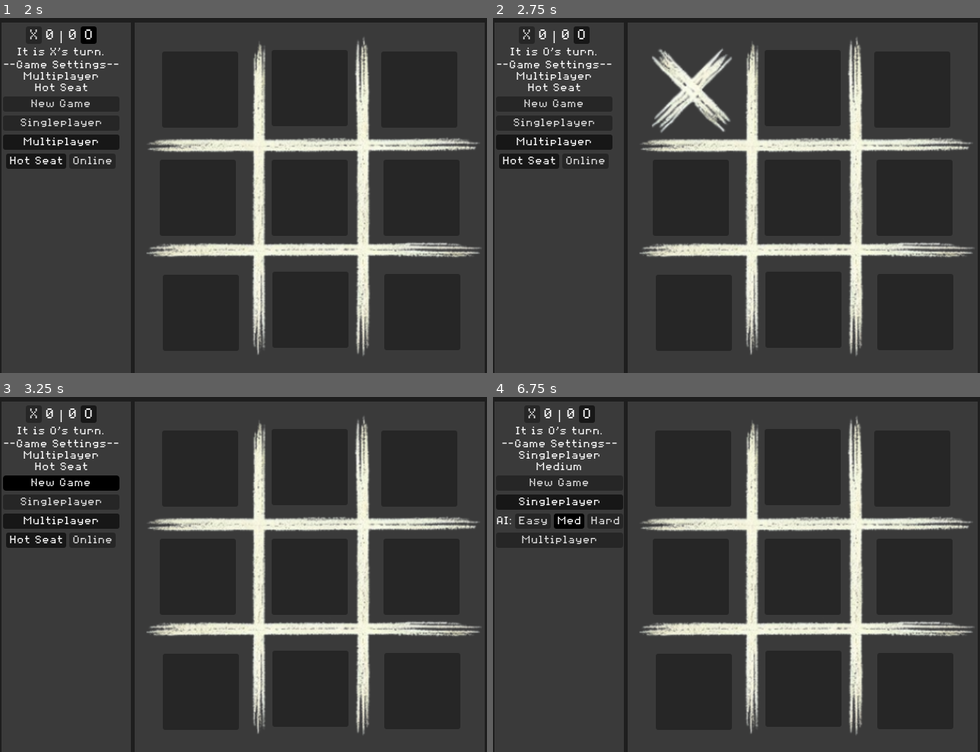
Above: before the commit, frames 1-4 (two rows, left to right).
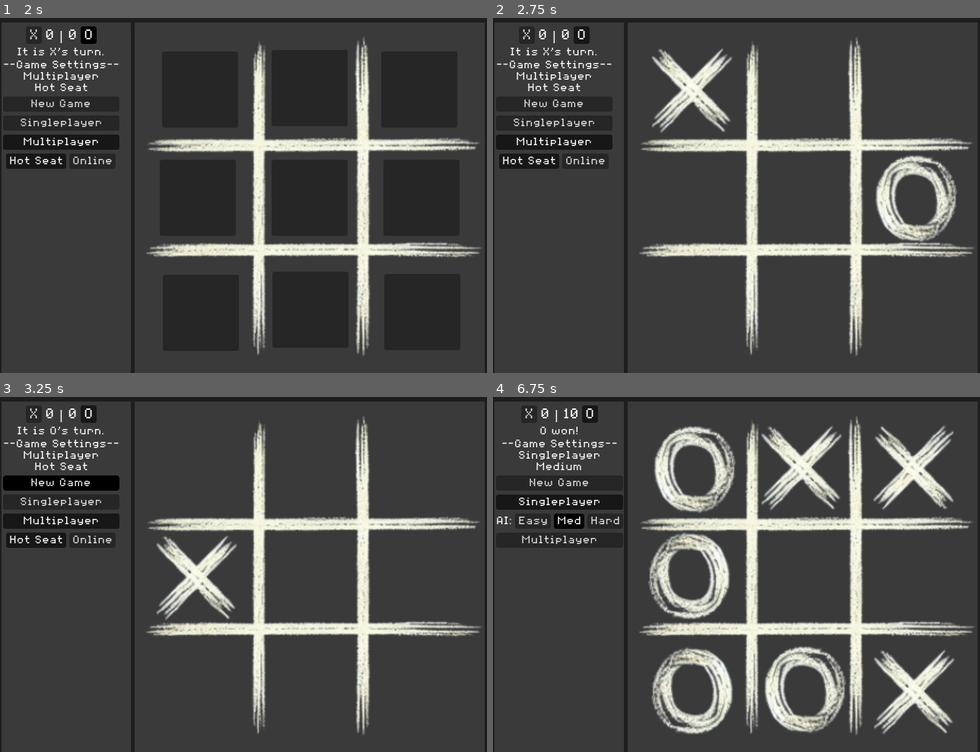
Above: after the commit, the same moments.

Repository: montyplexer/Multiplayer-TicTacToe
Game: Godot game, scene res://scenes/tictactoe.tscn
Two runs of this game, one before a commit and one after it. Both use one fixed random seed, a clock stepped at 60 frames per second and the inputs below.
Inputs (mouse positions are in pixels of both pictures, inside the frame that each line leads up to):
- Up to frame 1 (2 s): click "X" at 0.5 s; click "O" at 1.25 s
- Up to frame 2 (2.75 s): click (692, 89) at 2.02 s
- Up to frame 3 (3.25 s): click "New Game" at 2.75 s
- Up to frame 4 (6.75 s): click "New Game" at 3.5 s; click "Singleplayer" at 4.25 s; click "Easy" at 5 s; click "Easy" at 5.75 s; click "Med" at 6.5 s

Frame 1 is identical in both runs. In frame 2, 2.4% of the frame differs, in the area x 10-96%, y 8-64%; in frame 3, 1.8%; in frame 4, 15%, in the area x 4-95%, y 2-96%.

Commit message:
Added AI Easy & Medium Implementations

Diff:
--- a/scripts/global.gd
+++ b/scripts/global.gd
@@ -3,7 +3,9 @@
 signal end_turn_signal(tile_id: Vector2)
 signal end_game_signal()
 signal new_game_signal()
-signal started_game_signal()
+# signal started_game_signal()
+signal tile_pressed_signal(tile_id: Vector2)
+signal toggle_remaining_tiles_signal(enable: bool)
 
 enum PLAYER { X, O }
 var turn: int = PLAYER.X
@@ -15,7 +17,7 @@
 	var game_mode: String = "Multiplayer"
 	var multiplayer_mode: String = "Hot Seat"
 	var ai_difficulty: String = "Medium"
-	var player_piece: String = "X"
+	var your_piece: String = "X"
 	var opponent_piece: String = "O"
 
 func _init():
--- a/scripts/tictactoe.gd
+++ b/scripts/tictactoe.gd
@@ -122,6 +122,13 @@
 	message = str("It is ",Global.ptos(Global.turn),"'s turn.")
 	ui_update_turn_label(message)
 
+	#
+	if Global.ptos(Global.turn) == Global.game_settings.your_piece:
+		Global.toggle_remaining_tiles_signal.emit(true)
+	else:
+		Global.toggle_remaining_tiles_signal.emit(false)
+		ai_make_move(ai_medium())
+
 	# Debug
 	print(message)
 	print(grid_to_string())
@@ -205,12 +212,12 @@
 	ui_update_settings()
 
 func _on_x_score_title_button_pressed():
-	Global.game_settings.player_piece = "X"
+	Global.game_settings.your_piece = "X"
 	Global.game_settings.opponent_piece = "O"
 	ui_update_settings()
 
 func _on_o_score_title_button_pressed():
-	Global.game_settings.player_piece = "0"
+	Global.game_settings.your_piece = "0"
 	Global.game_settings.opponent_piece = "X"
 	ui_update_settings()
 
@@ -219,7 +226,10 @@
 # ----------
 
 func ai_make_move(ai_move: Vector2):
-	grid[ai_move.x][ai_move.y] = Global.game_settings.opponent_piece
+	await get_tree().create_timer(0.5).timeout
+	Global.tile_pressed_signal.emit(ai_move)
+	end_turn(ai_move)
+	#grid[ai_move.x][ai_move.y] = Global.game_settings.opponent_piece
 
 ## Choose a random tile
 func ai_easy():
@@ -232,7 +242,40 @@
 	return open_tiles[randi() % open_tiles.size()]
 
 func ai_medium():
-	pass
+	# Defend against player
+	for n in 3:
+		# Row-wise player victory imminent
+		if Global.game_settings.your_piece == grid[n][0] and grid[n][0] == grid[n][1] and grid[n][2] == ".":
+			return Vector2(n,2)
+		if Global.game_settings.your_piece == grid[n][0] and grid[n][0] == grid[n][2] and grid[n][1] == ".":
+			return Vector2(n,1)
+		if Global.game_settings.your_piece == grid[n][1] and grid[n][1] == grid[n][2] and grid[n][0] == ".":
+			return Vector2(n,0)
+		# Column-wise player victory imminent
+		if Global.game_settings.your_piece == grid[0][n] and grid[0][n] == grid[1][n] and grid[2][n] == ".":
+			return Vector2(2,n)
+		if Global.game_settings.your_piece == grid[0][n] and grid[0][n] == grid[2][n] and grid[1][n] == ".":
+			return Vector2(1,n)
+		if Global.game_settings.your_piece == grid[1][n] and grid[1][n] == grid[2][n] and grid[0][n] == ".":
+			return Vector2(0,n)
+	# Diagonal-wise player victory imminent
+	# D1
+	if Global.game_settings.your_piece == grid[0][0] and grid[0][0] == grid[1][1] and grid[2][2] == ".":
+		return Vector2(2,2)
+	if Global.game_settings.your_piece == grid[0][0] and grid[0][0] == grid[2][2] and grid[1][1] == ".":
+		return Vector2(1,1)
+	if Global.game_settings.your_piece == grid[1][1] and grid[1][1] == grid[2][2] and grid[0][0] == ".":
+		return Vector2(0,0)
+	# D2
+	if Global.game_settings.your_piece == grid[0][2] and grid[0][2] == grid[1][1] and grid[2][0] == ".":
+		return Vector2(2,0)
+	if Global.game_settings.your_piece == grid[0][2] and grid[0][2] == grid[2][0] and grid[1][1] == ".":
+		return Vector2(1,1)
+	if Global.game_settings.your_piece == grid[1][1] and grid[1][1] == grid[2][0] and grid[0][2] == ".":
+		return Vector2(0,2)
+
+	# Attack
+	return ai_easy()
 
 func ai_hard():
 	pass
--- a/scripts/tile.gd
+++ b/scripts/tile.gd
@@ -18,13 +18,24 @@
 	reset_tile()
 	Global.end_game_signal.connect(disable_tile)
 	Global.new_game_signal.connect(reset_tile)
+	Global.tile_pressed_signal.connect(virtual_press)
+	Global.toggle_remaining_tiles_signal.connect(toggle_tile)
 
-# Called every frame. 'delta' is the elapsed time since the previous frame.
-func _process(_delta):
-	pass
+func virtual_press(id: Vector2):
+	$ChoiceButton.visible = false
+	print("HERE ",str(id))
+	set_tile_sprite(Vector2(id))
+
+func toggle_tile(enable: bool):
+	if player == ".":
+		if enable == true: enable_tile()
+		else: disable_tile()
 
 func disable_tile():
 	$ChoiceButton.visible = false
+
+func enable_tile():
+	$ChoiceButton.visible = true
 
 func reset_tile():
 	$X.visible = false
@@ -49,10 +60,15 @@
 	print("Tile (",id.x,",",id.y,"): Ready!")
 
 func set_tile_sprite(tile_id: Vector2):
-	if Global.turn == Global.PLAYER.X and tile_id == id: $X.visible = true
-	if Global.turn == Global.PLAYER.O and tile_id == id: $O.visible = true
+	if Global.turn == Global.PLAYER.X and tile_id == id:
+		$X.visible = true
+		player = "X"
+	if Global.turn == Global.PLAYER.O and tile_id == id:
+		$O.visible = true
+		player = "0"
 
 func _on_choice_button_pressed():
 	$ChoiceButton.visible = false
+	print("HERE ",str(id))
 	set_tile_sprite(Vector2(id))
 	Global.end_turn_signal.emit(id)
